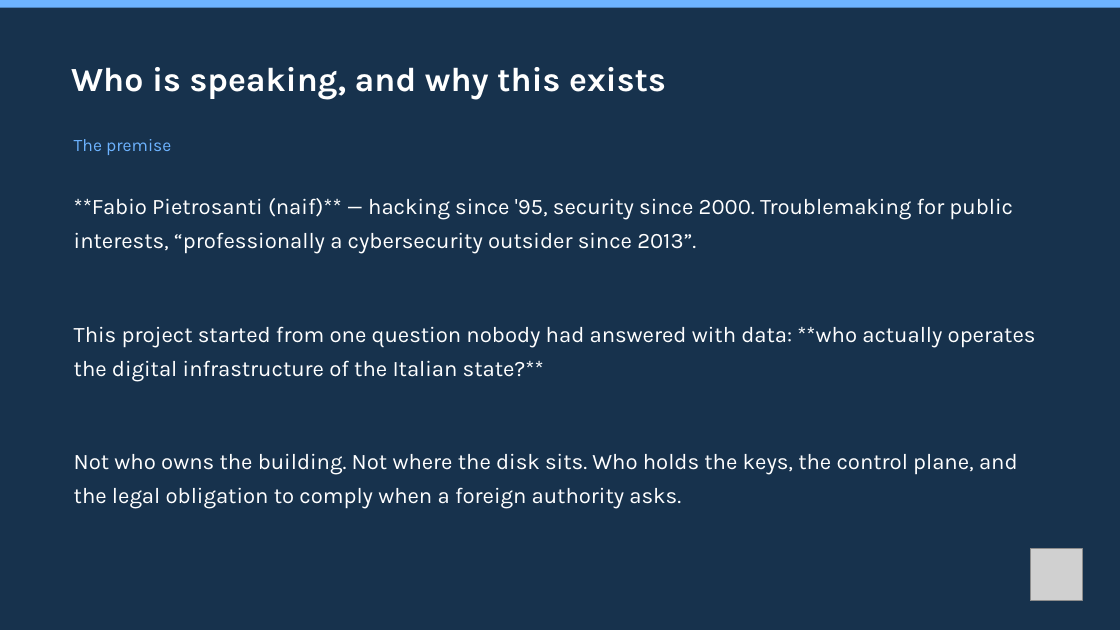
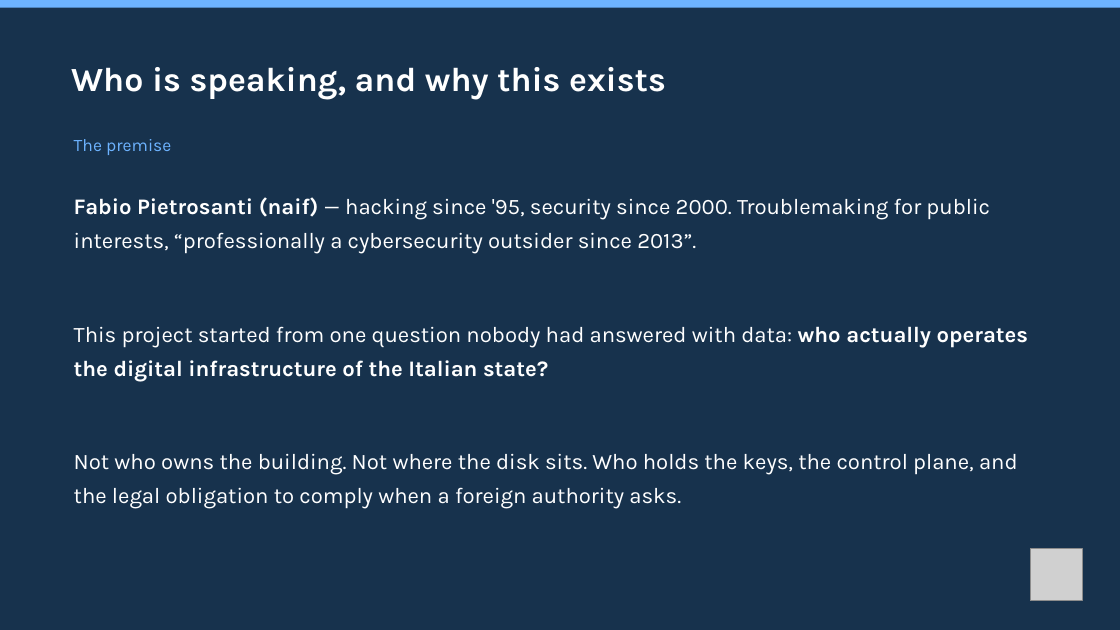
Before and after one commit to mxmap-it/osservatorio-nazionale-sovranita-digitale, a slide deck: slide 2 of static/slide/sfscon-2026-mxmap-italia.pptx. Drawn at 1120x630 pixels with LibreOffice and Linux fonts; fonts in the diff are those of the drawing; grey boxes stand for pictures. Boxes give left, top, right and bottom in pixels: in the first picture for what was removed or moved away, otherwise in the second. Text is boxed around its words. In the diff, an @@ line names an element or a change of style, - is before the commit and + after.

```diff
--- a/static/slide/sfscon-2026-mxmap-italia.pptx
+++ b/static/slide/sfscon-2026-mxmap-italia.pptx
@@ text at bbox=[74, 197, 1028, 382]: text changed @@
-**Fabio Pietrosanti (naif)** — hacking since '95, security since 2000. Troublemaking for public interests, “professionally a cybersecurity outsider since 2013”.
-This project started from one question nobody had answered with data: **who actually operates the digital infrastructure of the Italian state?**
+Fabio Pietrosanti (naif) — hacking since '95, security since 2000. Troublemaking for public interests, “professionally a cybersecurity outsider since 2013”.
+This project started from one question nobody had answered with data: who actually operates the digital infrastructure of the Italian state?
```
Also in this commit, not shown: 15 other slides changed, 1 slide added, 5 other files.
